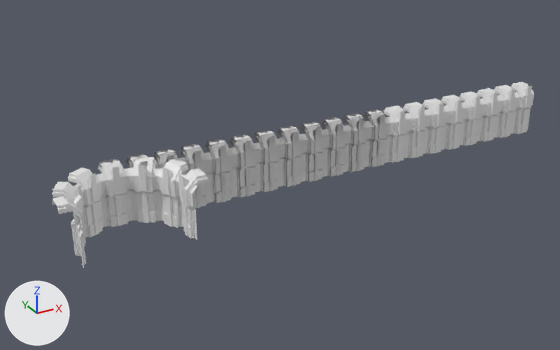
The FBX model Coop-Mech-Game/Assets/Art/FBX/ArenaSceneAssets/Background/InnerWallSegments.fbx as it was, and as the next commit left it.
Camera for both pictures: a 50 mm camera at (-33.7, -119.1, 62.5) aimed at (32.9, 2.1, 1.9). Every picture has the same lights, and +X, +Y and +Z are marked at lower left. The first picture is the older version. Materials are left out; every surface is plain grey. Where no turn or scale is listed for an object, it has been applied to the vertices. Vertices at exactly the same position are counted once.

Before the edit, the objects in view are built like this:
```python
me_cube_006 = bpy.data.meshes.new('Cube.006')
me_cube_006.from_pydata(...)  # 646 vertices, 552 faces; spans x -12.3..2.7, y -11.4..3.6, z 0.0..11.2
me_cube_006.materials.append(mat_wall)
me_cube_009 = bpy.data.meshes.new('Cube.009')
me_cube_009.from_pydata(...)  # 3126 vertices, 2760 faces; spans x -2.5..97.5, y -0.4..3.6, z 0.0..11.2
me_cube_009.materials.append(mat_wall)
me_cube_011 = bpy.data.meshes.new('Cube.011')
me_cube_011.from_pydata(...)  # 1878 vertices, 1656 faces; spans x -2.5..57.5, y -0.4..3.6, z 0.0..11.2
me_cube_011.materials.append(mat_wall)
me_cube_013 = bpy.data.meshes.new('Cube.013')
me_cube_013.from_pydata(...)  # 645 vertices, 552 faces; spans x -2.7..12.3, y -11.4..3.6, z 0.0..11.2
me_cube_013.materials.append(mat_wall)
ob_inner_wall_corner_l = bpy.data.objects.new('Inner Wall Corner L', me_cube_006)
ob_inner_wall_corner_l.location = (0.0, 0.0, 0.0)
ob_inner_wall_corner_r = bpy.data.objects.new('Inner Wall Corner R', me_cube_013)
ob_inner_wall_corner_r.location = (0.0, 0.0, 0.0)
ob_inner_wall_segment_100m = bpy.data.objects.new('Inner Wall Segment 100m', me_cube_009)
ob_inner_wall_segment_100m.location = (0.0, 0.0, 0.0)
ob_inner_wall_segment_60m = bpy.data.objects.new('Inner Wall Segment 60m', me_cube_011)
ob_inner_wall_segment_60m.location = (0.0, 0.0, 0.0)
```
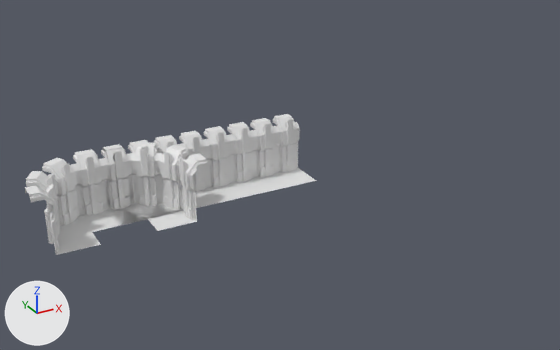
Boxes (x1, y1, x2, y2) around the edits, measured in the pictures (560 x 350 px; the box of a moved part takes in the faces that stretch with it):
'Inner Wall Segment 60m', deleted
    before: (98, 109, 390, 217)
'Inner Wall Segment 40m', added
    after: (103, 114, 317, 225)
'Inner Wall Corner R', reshaped
    before: (97, 157, 208, 240)
    after: (101, 143, 208, 231)
'Inner Wall Segment 100m', deleted
    before: (384, 82, 534, 163)
'Inner Wall Corner L', reshaped
    before: (52, 159, 124, 268)
    after: (25, 149, 120, 255)
part 1 of me_cube_006, rebuilt
    before: (52, 168, 104, 247)
    after: (25, 149, 120, 255)
part 2 of me_cube_006, deleted
    before: (98, 159, 124, 226)
part 3 of me_cube_006, deleted
    before: (52, 195, 86, 268)
part 4 of me_cube_013, deleted
    before: (97, 159, 133, 227)
part 5 of me_cube_013, moved or reshaped
    before: (128, 157, 208, 240)
    after: (101, 143, 208, 231)

Diff of the bpy script that builds the scene:
```diff
--- a/Coop-Mech-Game/Assets/Art/FBX/ArenaSceneAssets/Background/InnerWallSegments.fbx.py
+++ b/Coop-Mech-Game/Assets/Art/FBX/ArenaSceneAssets/Background/InnerWallSegments.fbx.py
@@ me_cube_006 @@
 # used by ob_inner_wall_corner_l; location = (0.0, 0.0, 0.0)
-me_cube_006.from_pydata(...)  # 646 vertices, 552 faces; spans x -12.3..2.7, y -11.4..3.6, z 0.0..11.2
+me_cube_006.from_pydata(...)  # 633 vertices, 646 faces; spans x -15.1..0.0, y -5.0..10.1, z 0.0..11.3
+# me_cube_006 part 1: the loose piece of 322 vertices spanning x -11.6..-2.4, y -6.2..2.9, z 0.0..11.2 is rebuilt with 633 vertices and now spans x -15.1..0.0, y -5.0..10.1, z 0.0..11.3
+# me_cube_006 part 2: the loose piece of 162 vertices spanning x -2.7..2.7, y -0.4..3.6, z 0.0..11.2 is deleted
+# me_cube_006 part 3: the loose piece of 162 vertices spanning x -12.3..-8.3, y -11.4..-6.0, z 0.0..11.2 is deleted
@@ me_cube_013 @@
 # used by ob_inner_wall_corner_r; location = (0.0, 0.0, 0.0)
-me_cube_013.from_pydata(...)  # 645 vertices, 552 faces; spans x -2.7..12.3, y -11.4..3.6, z 0.0..11.2
+me_cube_013.from_pydata(...)  # 633 vertices, 646 faces; spans x 0.0..15.1, y -5.0..10.1, z 0.0..11.3
+# me_cube_013 part 4: the loose piece of 162 vertices spanning x -2.7..2.7, y -0.4..3.6, z 0.0..11.2 is deleted
+# me_cube_013 part 5: 483 vertices removed from x 2.5..12.3, y -11.4..2.9, z 0.0..11.2; 633 vertices added at x 0.0..15.1, y -5.0..10.1, z 0.0..11.3
@@ me_cube_043 @@
+me_cube_043.from_pydata(...)  # 1263 vertices, 1288 faces; spans x 0.0..40.0, y 0.0..10.0, z 0.0..11.2
@@ ob_inner_wall_segment_60m @@
-ob_inner_wall_segment_60m = bpy.data.objects.new('Inner Wall Segment 60m', me_cube_011)
-ob_inner_wall_segment_60m.location = (0.0, 0.0, 0.0)
@@ ob_inner_wall_segment_100m @@
-ob_inner_wall_segment_100m = bpy.data.objects.new('Inner Wall Segment 100m', me_cube_009)
-ob_inner_wall_segment_100m.location = (0.0, 0.0, 0.0)
@@ ob_inner_wall_segment_40m @@
+ob_inner_wall_segment_40m = bpy.data.objects.new('Inner Wall Segment 40m', me_cube_043)
+ob_inner_wall_segment_40m.location = (0.0, 0.0, 0.0)
```
